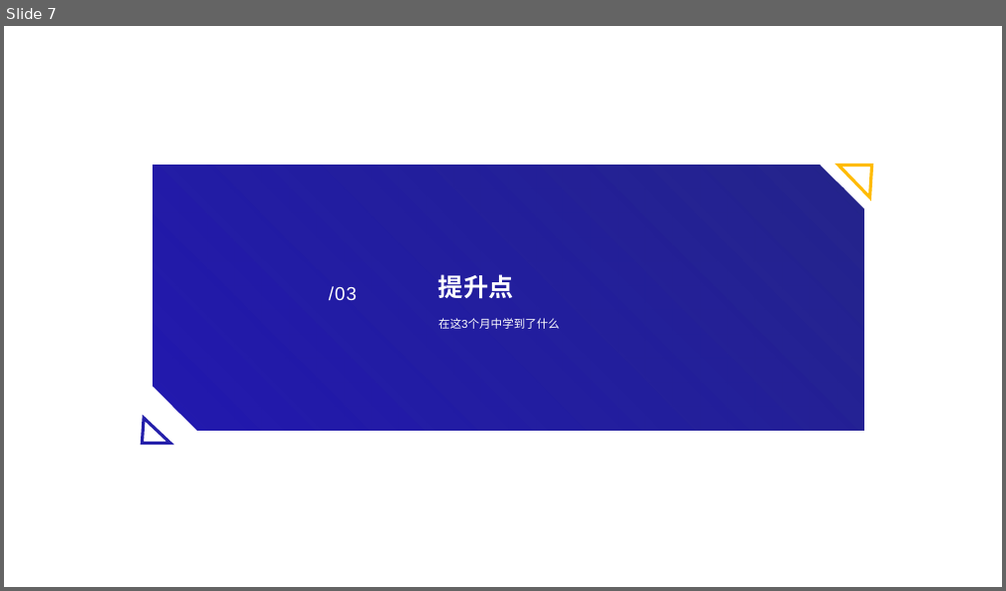
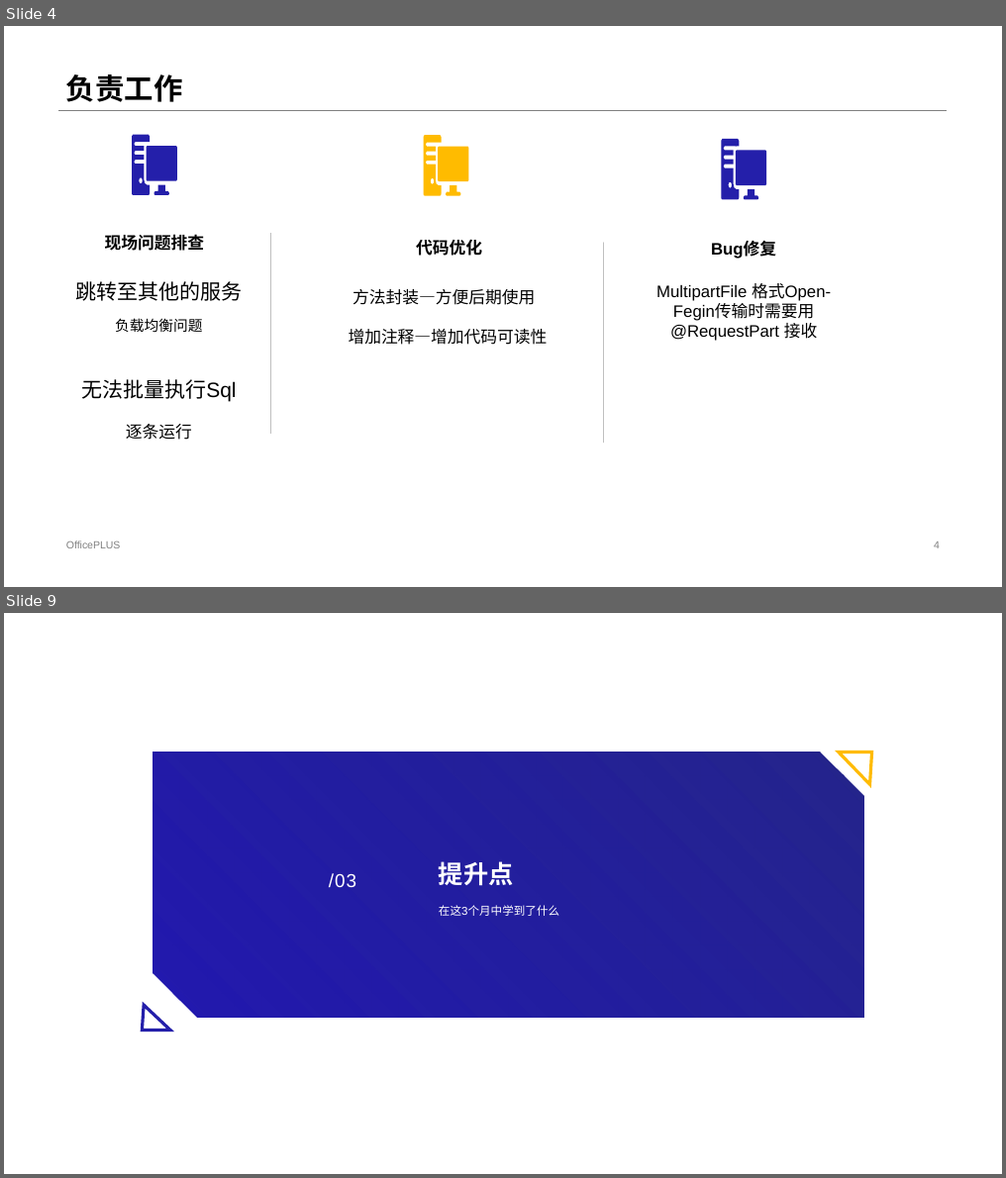
Before and after one commit to czx-dev/note, a slide deck: 陈仲贤述职答辩.pptx. Shown one above the other, each under a label of ours: slide 7 before the commit, slides 4 and 9 after it; the slides between them are not shown. The pictures are 1006x591 and 1006x1178 pixels, drawn with LibreOffice and Linux fonts; fonts in the diff are those of the drawing. Boxes give left, top, right and bottom in pixels: in the first picture for what was removed or moved away, otherwise in the second. Text is boxed around its words. In the diff, an @@ line names an element or a change of style, - is before the commit and + after.

```diff
--- a/陈仲贤述职答辩.pptx
+++ b/陈仲贤述职答辩.pptx
@@ slide 4 added at (4, 26, 1002, 587), background #FFFFFF @@
@@ title added at (66, 75, 182, 102), 28 pt, text #000000, bold @@
+负责工作
@@ line added from (58, 110) to (947, 110), #808080 0.25 pt @@
@@ group added at (105, 135, 831, 443): 5 texts, 3 freeform shapes, 2 lines @@
+现场问题排查
+代码优化
+方法封装—方便后期使用
+增加注释—增加代码可读性
+Bug修复
+MultipartFile 格式Open-Fegin传输时需要用@RequestPart 接收
@@ text added at (75, 281, 242, 440), 20 pt, text #000000 @@
+跳转至其他的服务
+负载均衡问题
+无法批量执行Sql
+逐条运行
@@ text added at (66, 541, 120, 549), 10 pt, text #808080 @@
+OfficePLUS
@@ page number added at (934, 542, 940, 549), 10 pt, text #808080 @@
+4
@@ what was slide 7 is now slide 9 @@
```
Also in this commit, not shown: 6 slides changed, 6 other slides added, 3 slides removed.
